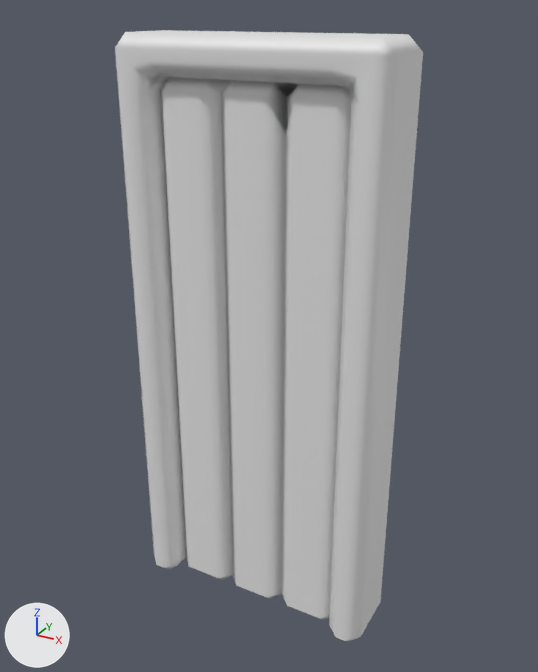
An edit to the FBX model Assets/PackageAsset/Honda 1/Clay/SM_Clay_Door_04.fbx, drawn before and after from the same camera.
The view is the same before and after, from a camera (50 mm lens) standing at (0.344, -1.066, 0.757) and looking at (-0.021, -0.403, 0.425). Every picture has the same lights, and +X, +Y and +Z are marked at lower left. Where no turn or scale is listed for an object, it has been applied to the vertices. Vertices at the same position are counted once.

In view in the first picture: 'SM_Clay_Door_04'.
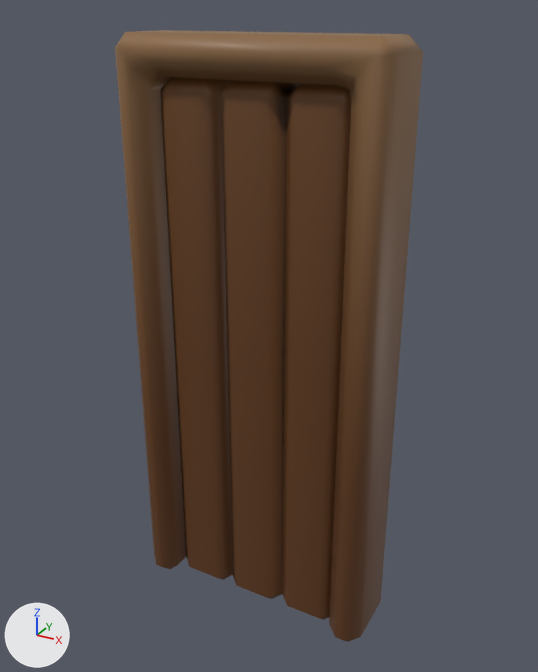
Patch to the scene script:
```diff
--- a/Assets/PackageAsset/Honda 1/Clay/SM_Clay_Door_04.fbx.py
+++ b/Assets/PackageAsset/Honda 1/Clay/SM_Clay_Door_04.fbx.py
@@ img_t_all_01_png @@
+img_t_all_01_png = load_image('T_All_01.png', '../T_All_01.png', 2048, 2048, 'sRGB')
@@ mat_mi_clay_01 @@
 mat_mi_clay_01 = principled_material('MI_Clay_01')
-mat_mi_clay_01.base_color = (0.8, 0.8, 0.8)  # white #e7e7e7
+mat_mi_clay_01.texture = img_t_all_01_png
@@ me_cube_090_piece_041_piece_008 @@
 me_cube_090_piece_041_piece_008.from_pydata(...)  # 124 vertices, 142 faces; spans x -0.168..0.125, y -0.465..-0.356, z 0.083..0.736
 # used by ob_sm_clay_door_04; location = (0.0, 0.0, 0.0)
+# me_cube_090_piece_041_piece_008 part 1: its shading normals changed
 me_cube_090_piece_041_piece_008.materials.append(mat_mi_clay_01)
```

Where the change shows, as pixel boxes [x1, y1, x2, y2] in the pictures (538 x 672 px):
'SM_Clay_Door_04', surface changed, shading changed (grey to brown): [115, 30, 423, 642] in both
